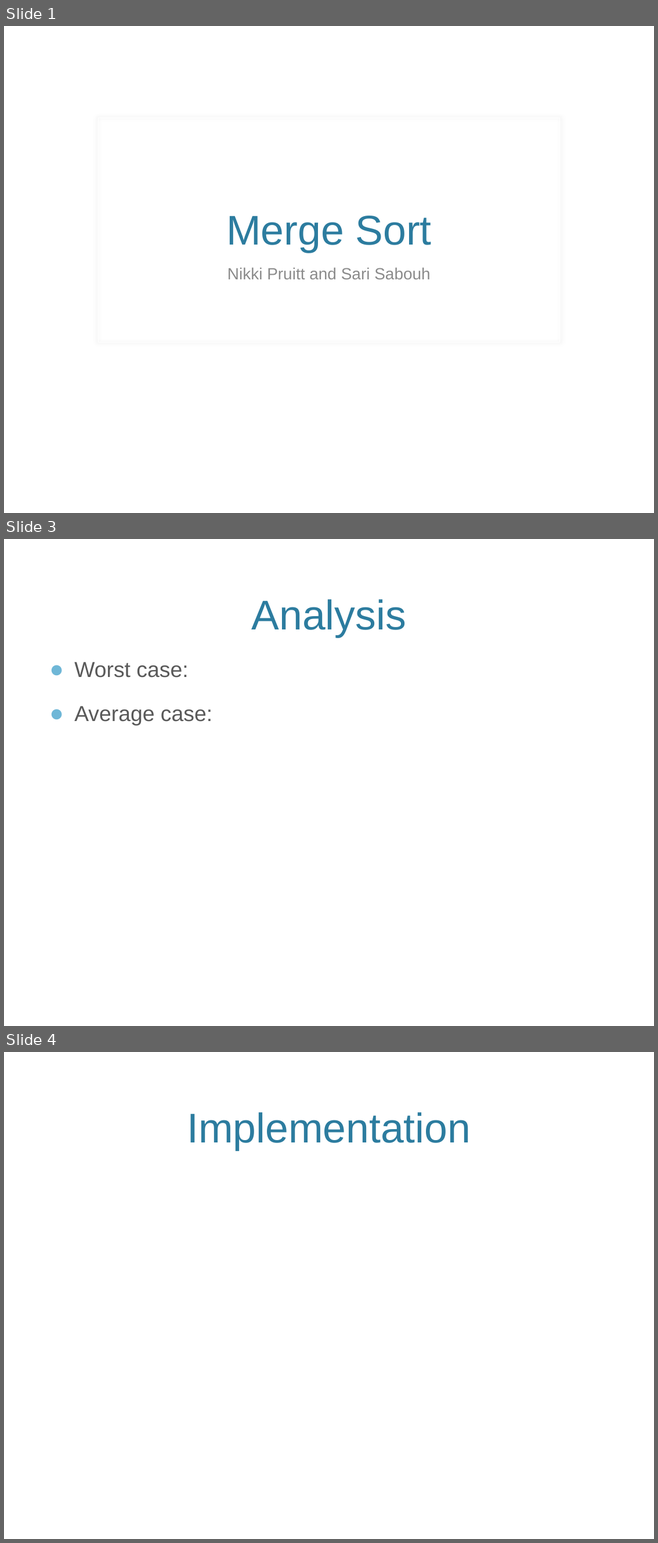
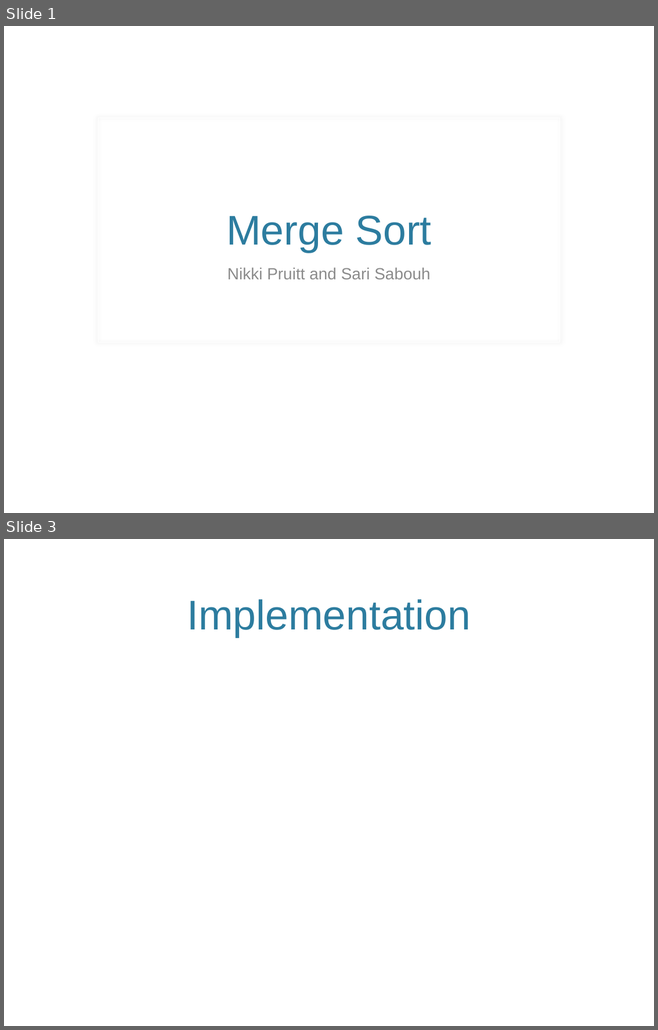
Before and after one commit to nikkipruitt/SortingProject, a slide deck: MergeSortPresentation.pptx. Shown one above the other, each under a label of ours: slides 1, 3 and 4 before the commit, slides 1 and 3 after it; the slides between them are not shown. The pictures are 658x1543 and 658x1030 pixels, drawn with LibreOffice and Linux fonts; fonts in the diff are those of the drawing; background and template pictures are left out. Boxes give left, top, right and bottom in pixels: in the first picture for what was removed or moved away, otherwise in the second. Text is boxed around its words. In the diff, an @@ line names an element or a change of style, - is before the commit and + after.

```diff
--- a/MergeSortPresentation.pptx
+++ b/MergeSortPresentation.pptx
@@ slide 3 removed at [4,539,654,1026], background picture (left out) @@
@@ title removed at [252,599,406,638] @@
-Analysis
@@ text removed at [74,662,212,726] @@
-● Worst case:
-● Average case:
@@ what was slide 4 is now slide 3 @@
```
Also in this commit, not shown: 1 slide changed.
